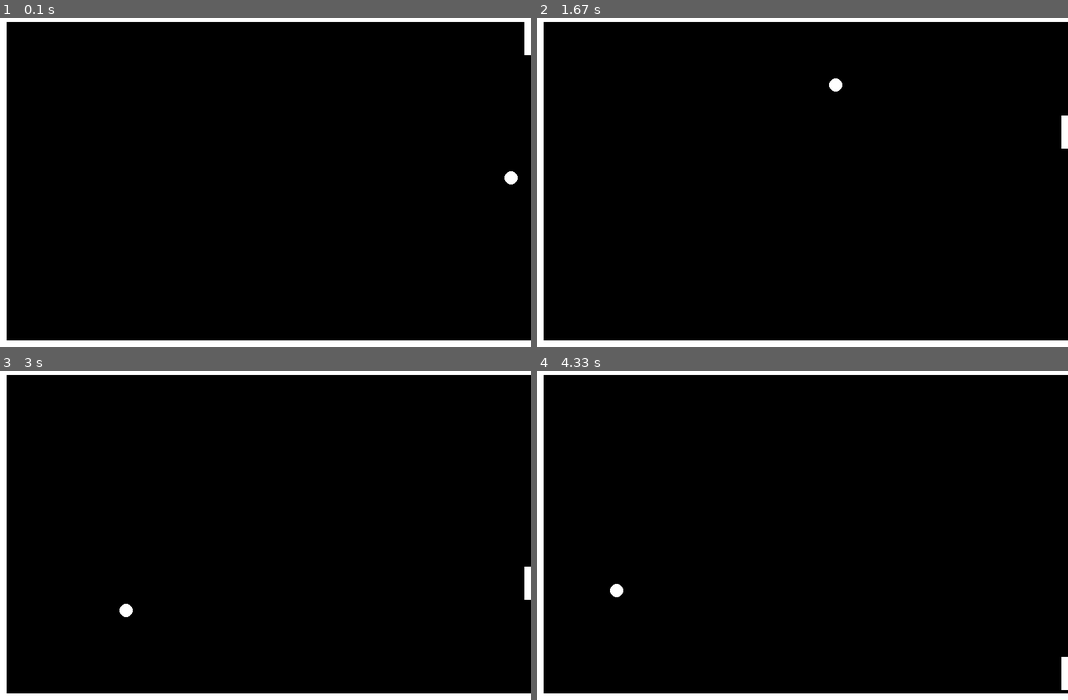
Above: before the commit, frames 1-4 (two rows, left to right).
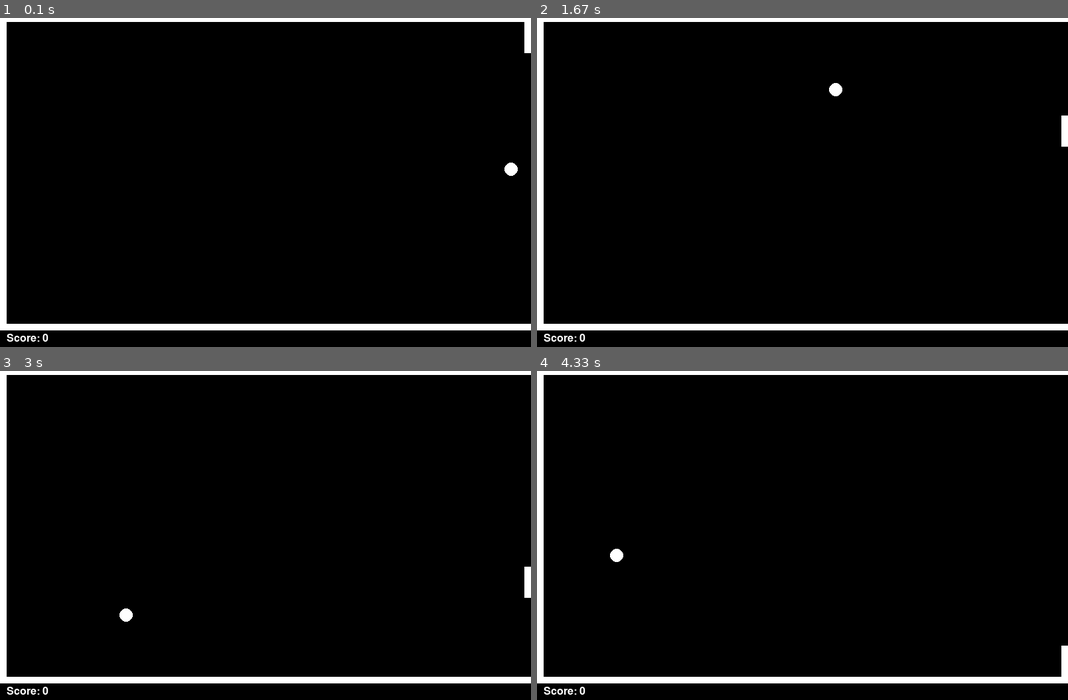
Above: after the commit, the same moments.

Repository: OliverWBurke/pygame-learning
Game: pygame game, started from main.py
Two runs of this game, one before a commit and one after it. Both use one fixed random seed, a clock stepped at 60 frames per second and the inputs below.
Inputs (mouse positions are in pixels of both pictures, inside the frame that each line leads up to):
- Up to frame 1 (0.1 s): no input
- Up to frame 2 (1.67 s): click (802, 182) at 0.4 s; click (855, 254) at 0.73 s; click (998, 297) at 1.07 s; click (675, 116) at 1.4 s
- Up to frame 3 (3 s): click (265, 574) at 1.73 s; click (191, 466) at 2.07 s; click (451, 621) at 2.4 s; click (95, 565) at 2.73 s
- Up to frame 4 (4.33 s): click (648, 469) at 3.07 s; click (675, 591) at 3.4 s; click (993, 611) at 3.73 s; click (643, 657) at 4.07 s

The runs differ from the first frame. In frame 1, 4.2% of the frame differs, in the area x 0-100%, y 10-100%; in frame 2, 4.2%; in frame 3, 4.2%; in frame 4, 4.3%, in the area x 0-100%, y 54-100%.

Commit message:
add score text

Diff:
--- a/main.py
+++ b/main.py
@@ -9,12 +9,15 @@
     def __init__(self):
         self.SCREEN_WIDTH = 800
         self.SCREEN_HEIGHT = 500
+        self.SCORE_HEIGHT = 25
+        self.GAME_HEIGHT = 475
         self.BORDER_WIDTH = 10
         self.BACKGROUND_COLOUR = "Black"
         self.FOREGROUND_COLOUR = "White"
         self.status = "playing"
         self.score = 0
         self.screen = self.get_screen()
+        self.display_score()
         self.draw_borders()
         self.paddle = Paddle(self)
         self.balls = []
@@ -24,15 +27,32 @@
         return pygame.display.set_mode((self.SCREEN_WIDTH, self.SCREEN_HEIGHT))
 
     def add_score(self):
+        self.display_score(hide=True)
         self.score += 1
+        self.display_score()
+
+    def display_score(self, hide=False):
+        if hide:
+            text_colour = self.BACKGROUND_COLOUR
+        else:
+            text_colour = self.FOREGROUND_COLOUR
+        font = pygame.font.SysFont(None, 24)
+
+        text = font.render(f"Score: {self.score}", True, pygame.Color(text_colour))
+        font_height = text.get_height()
+
+        self.screen.blit(
+            text, (10, self.GAME_HEIGHT + (self.SCORE_HEIGHT - font_height) / 2,),
+        )
+        pygame.display.update()
 
     def draw_borders(self):
         border_colour = pygame.Color(self.FOREGROUND_COLOUR)
         borders = [
             ((0, 0), (self.SCREEN_WIDTH, self.BORDER_WIDTH)),
-            ((0, 0), (self.BORDER_WIDTH, self.SCREEN_HEIGHT)),
+            ((0, 0), (self.BORDER_WIDTH, self.GAME_HEIGHT)),
             (
-                (0, self.SCREEN_HEIGHT - self.BORDER_WIDTH),
+                (0, self.GAME_HEIGHT - self.BORDER_WIDTH),
                 (self.SCREEN_WIDTH, self.BORDER_WIDTH),
             ),
         ]
@@ -47,18 +67,18 @@
             self.paddle.update()
             ball.check_paddle(self.paddle)
 
-    def game_over(self, text_string="Game Over!"):
+    def game_over(self):
         self.status = "game over"
         margin = 50
         font = pygame.font.SysFont(None, 24)
-        text = font.render(text_string, True, pygame.Color("RED"))
+        text = font.render("Game Over!", True, pygame.Color("RED"))
         text_height = text.get_height()
         text_width = text.get_width()
         self.screen.blit(
             text,
             (
                 (self.SCREEN_WIDTH / 2 - text_width / 2),
-                (self.SCREEN_HEIGHT / 2) - (text_height / 2),
+                (self.GAME_HEIGHT / 2) - (text_height / 2),
             ),
         )
         box_width = text_width + margin + self.BORDER_WIDTH
@@ -66,7 +86,7 @@
         game_over_rect = pygame.Rect(
             (
                 (self.SCREEN_WIDTH / 2 - box_width / 2),
-                (self.SCREEN_HEIGHT / 2) - (box_height / 2),
+                (self.GAME_HEIGHT / 2) - (box_height / 2),
             ),
             (box_width, box_height),
         )
@@ -122,7 +142,7 @@
                 - self.radius
                 - self.game_setup.BORDER_WIDTH
             )
-            self.y_position = int(self.game_setup.SCREEN_HEIGHT / 2)+5
+            self.y_position = int(self.game_setup.GAME_HEIGHT / 2) + 5
 
     def get_coordinates(self):
         return self.x_position, self.y_position
@@ -135,7 +155,7 @@
         if (
             self.y_position <= self.border_and_ball_width
             or self.y_position
-            >= self.game_setup.SCREEN_HEIGHT - self.border_and_ball_width
+            >= self.game_setup.GAME_HEIGHT - self.border_and_ball_width
         ):
             self.y_velocity = self.y_velocity * -1
             touching = True
@@ -173,6 +193,9 @@
                 self.x_velocity = self.x_velocity * -1
                 logging.info("Hit - Add Score")
                 self.game_setup.add_score()
+                if self.game_setup.score % 3 == 0:
+                    self.x_velocity += 2 * int(self.x_velocity / abs(self.x_velocity))
+                    self.y_velocity += 2 * int(self.y_velocity / abs(self.y_velocity))
             else:
                 logging.info("Missed - Game Over")
                 self.game_setup.game_over()
@@ -180,13 +203,14 @@
 
 class Paddle:
     def __init__(self, game_setup):
+        self.game_setup = game_setup
         self.screen = game_setup.screen
         self.width = game_setup.BORDER_WIDTH
-        self.height = int(self.screen.get_height() / 10)
-        self.x_position = self.screen.get_width() - self.width
-        self.y_position = (self.screen.get_height() / 2) - (self.height / 2)
-        self.colour = pygame.Color(game_setup.FOREGROUND_COLOUR)
-        self.bg_colour = pygame.Color(game_setup.BACKGROUND_COLOUR)
+        self.height = int(self.game_setup.GAME_HEIGHT / 10)
+        self.x_position = self.game_setup.SCREEN_WIDTH - self.width
+        self.y_position = (self.game_setup.GAME_HEIGHT / 2) - (self.height / 2)
+        self.colour = pygame.Color(self.game_setup.FOREGROUND_COLOUR)
+        self.bg_colour = pygame.Color(self.game_setup.BACKGROUND_COLOUR)
         self.show()
 
     def get_position(self):
@@ -209,8 +233,8 @@
         self.y_position = pygame.mouse.get_pos()[1]
         if self.y_position < self.width:
             self.y_position = self.width
-        if self.y_position > self.screen.get_height() - self.height - self.width:
-            self.y_position = self.screen.get_height() - self.height - self.width
+        if self.y_position > self.game_setup.GAME_HEIGHT - self.height - self.width:
+            self.y_position = self.game_setup.GAME_HEIGHT - self.height - self.width
         self.show()
 
 
